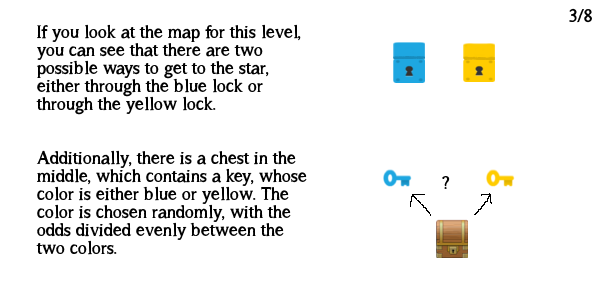
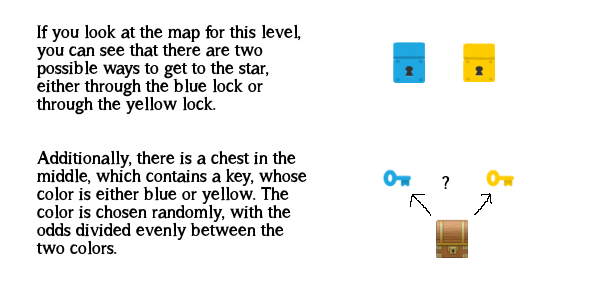
Revision of a layered 600x300 image; what changed, layer by layer:
painted on "3/8" over bbox(569, 8, 592, 23)
